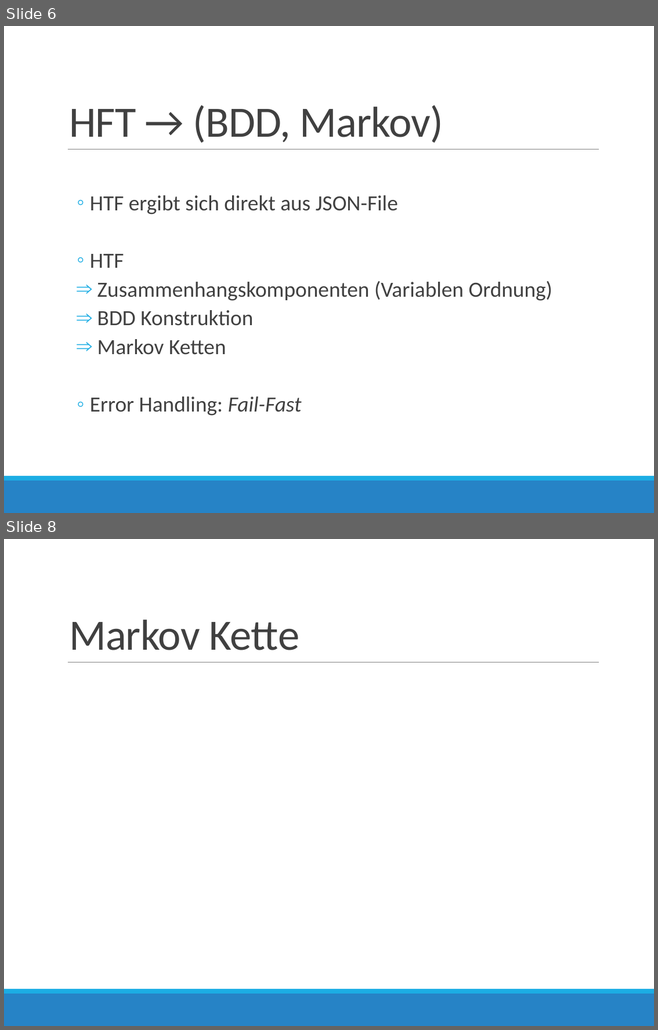
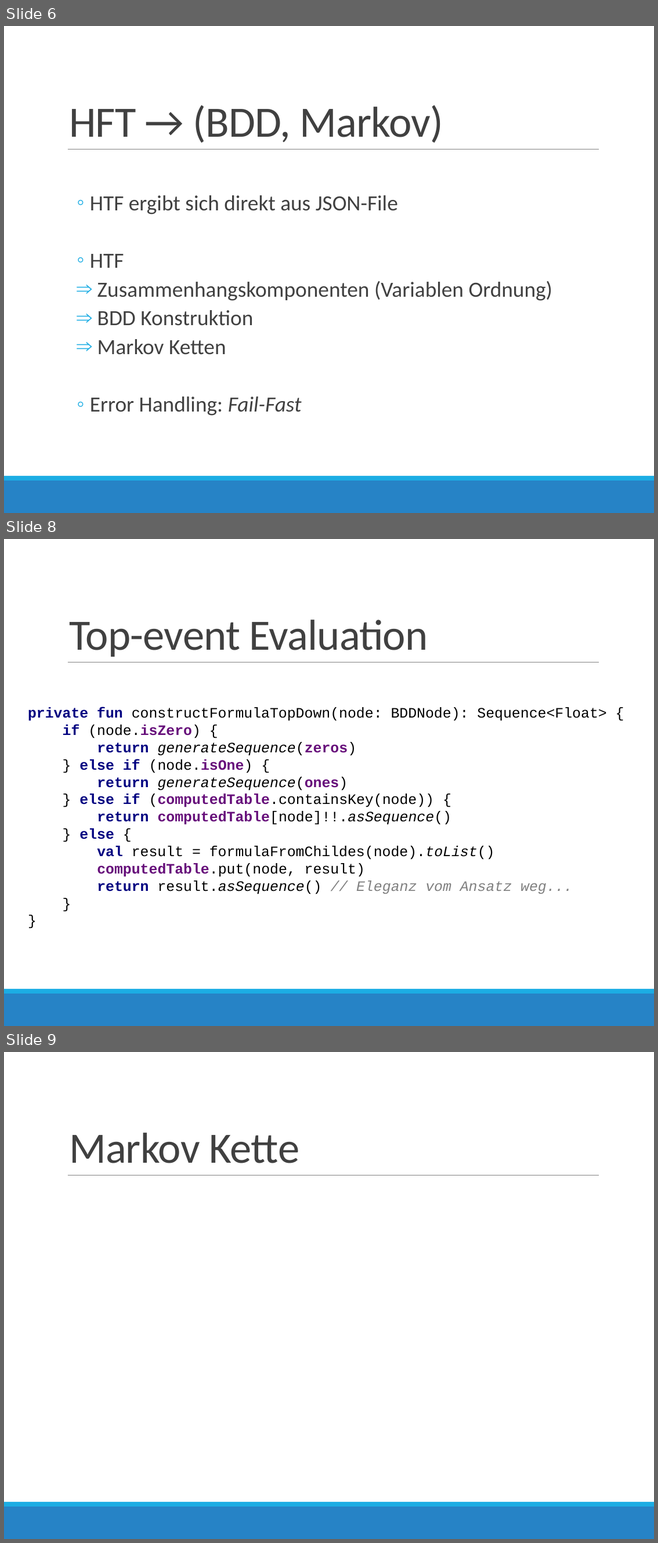
Before and after one commit to AndreMann90/fart_fssd, a slide deck: doc/Programmier-Projekt-Praesi.pptx. Shown one above the other, each under a label of ours: slides 6 and 8 before the commit, slides 6, 8 and 9 after it; the slides between them are not shown. The pictures are 658x1030 and 658x1543 pixels, drawn with LibreOffice and Linux fonts; fonts in the diff are those of the drawing; grey boxes stand for pictures. Boxes give left, top, right and bottom in pixels: in the first picture for what was removed or moved away, otherwise in the second. Text is boxed around its words. In the diff, an @@ line names an element or a change of style, - is before the commit and + after.

Commit message:
Ported Evaluation and TimeSeries Interface to Kotlin

```diff
--- a/doc/Programmier-Projekt-Praesi.pptx
+++ b/doc/Programmier-Projekt-Praesi.pptx
@@ slide 8 added at <box>4,539,654,1026</box>, background #FFFFFF; not listed: 3 template elements that a slide beside it also shows @@
@@ title added at <box>69,620,428,657</box>, 48 pt, text #404040 @@
+Top-event Evaluation
@@ text added at <box>28,707,606,894</box>, 16 pt, text #000000 @@
+private fun constructFormulaTopDown(node: BDDNode): Sequence<Float> {
+if (node.isZero) {
+return generateSequence(zeros)
+} else if (node.isOne) {
+return generateSequence(ones)
+} else if (computedTable.containsKey(node)) {
+return computedTable[node]!!.asSequence()
+} else {
+val result = formulaFromChildes(node).toList()
+computedTable.put(node, result)
+return result.asSequence() // Eleganz vom Ansatz weg...
+}
+}
@@ what was slide 8 is now slide 9 @@
```
Also in this commit, not shown: 2 slides changed, 1 other slide added, 1 slide removed, 10 other files.
